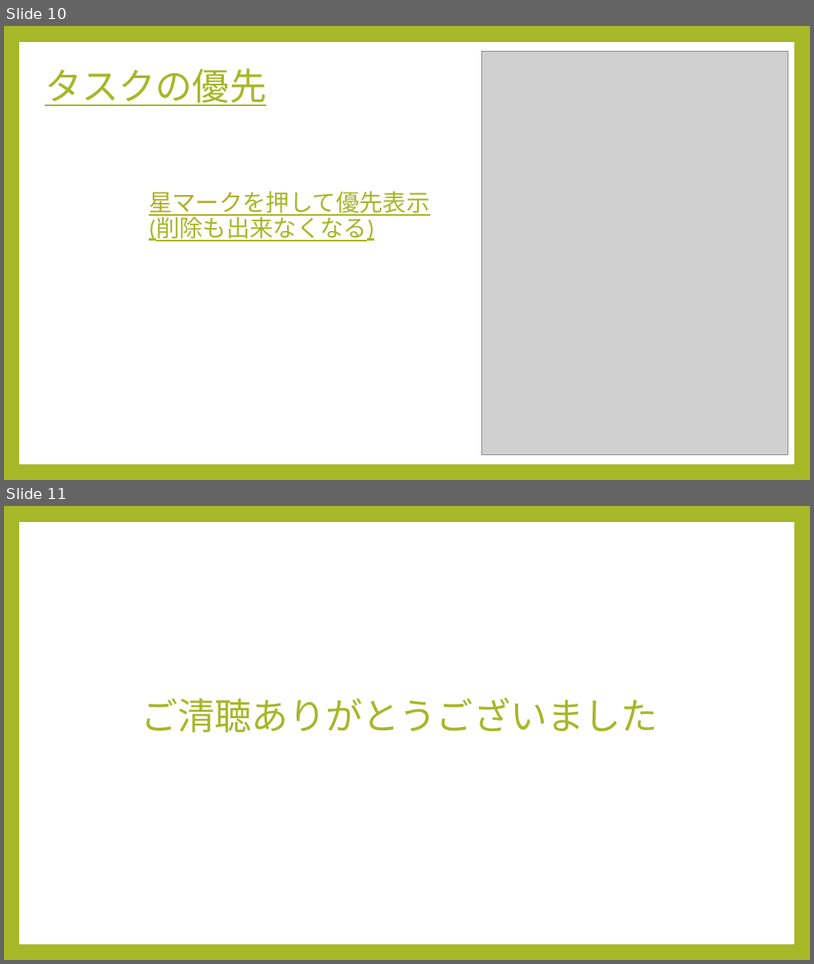
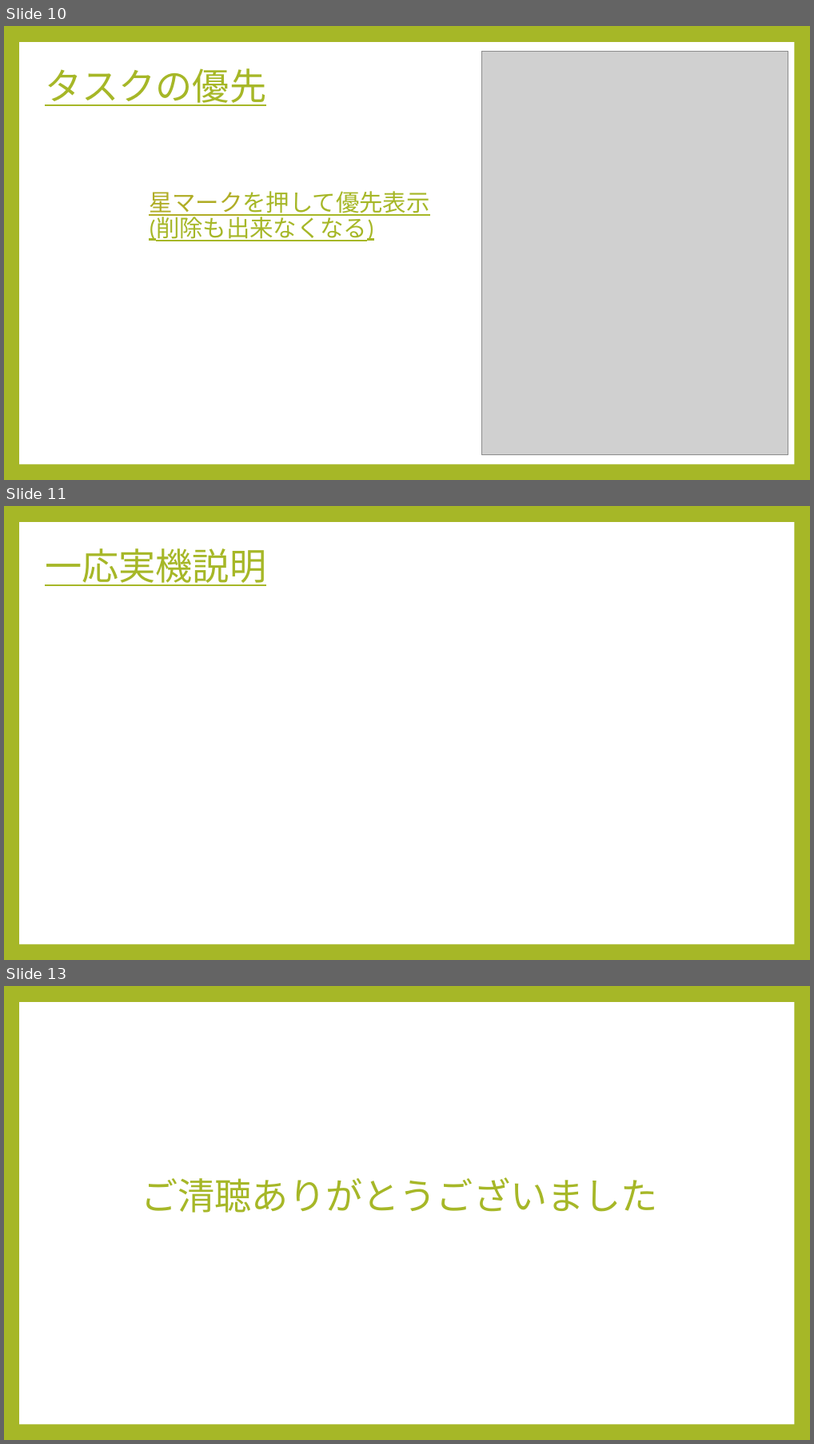
Before and after one commit to nikaidouyuuta/flutter_application_1, a slide deck: pawapo_todo.pptx. Shown one above the other, each under a label of ours: slides 10 and 11 before the commit, slides 10, 11 and 13 after it; the slides between them are not shown. The pictures are 814x964 and 814x1444 pixels, drawn with LibreOffice and Linux fonts; fonts in the diff are those of the drawing; grey boxes stand for pictures. Boxes give left, top, right and bottom in pixels: in the first picture for what was removed or moved away, otherwise in the second. Text is boxed around its words. In the diff, an @@ line names an element or a change of style, - is before the commit and + after.

```diff
--- a/pawapo_todo.pptx
+++ b/pawapo_todo.pptx
@@ slide 11 added at <box>4,506,810,960</box>, background #A6B727; not listed: 1 template element that a slide beside it also shows @@
@@ text added at <box>45,548,266,586</box>, 44 pt, text #A6B727, underline @@
+一応実機説明
@@ what was slide 11 is now slide 13 @@
```
Also in this commit, not shown: 1 slide changed, 1 other slide added.
